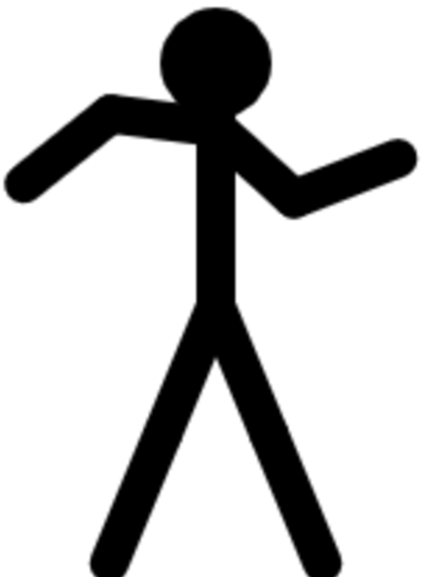
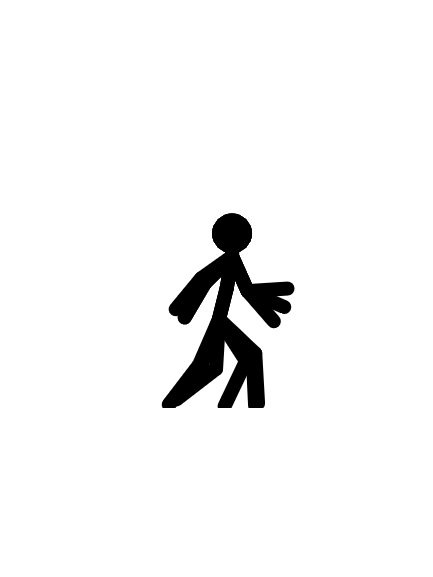
Layers edited between the first and the second w=433, h=577 image:
added layer "Sticky_0007.png" above "Sticky_0006.png" over [161, 213, 281, 408]
added layer "Sticky_0006.png" above "Sticky_0005.png" over [169, 213, 292, 408]
added layer "Sticky_0005.png" above "Sticky_0001.png #2" over [162, 213, 295, 408]
hid "Sticky_0001.png #2" over [2, 6, 421, 577]
